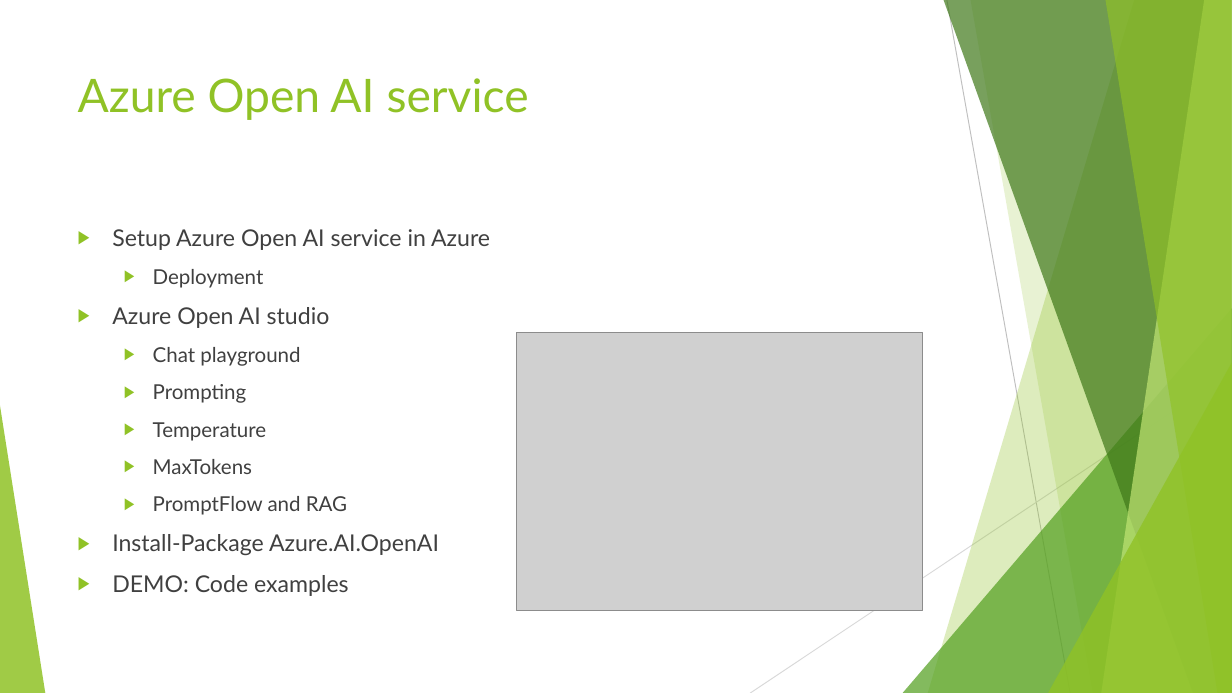
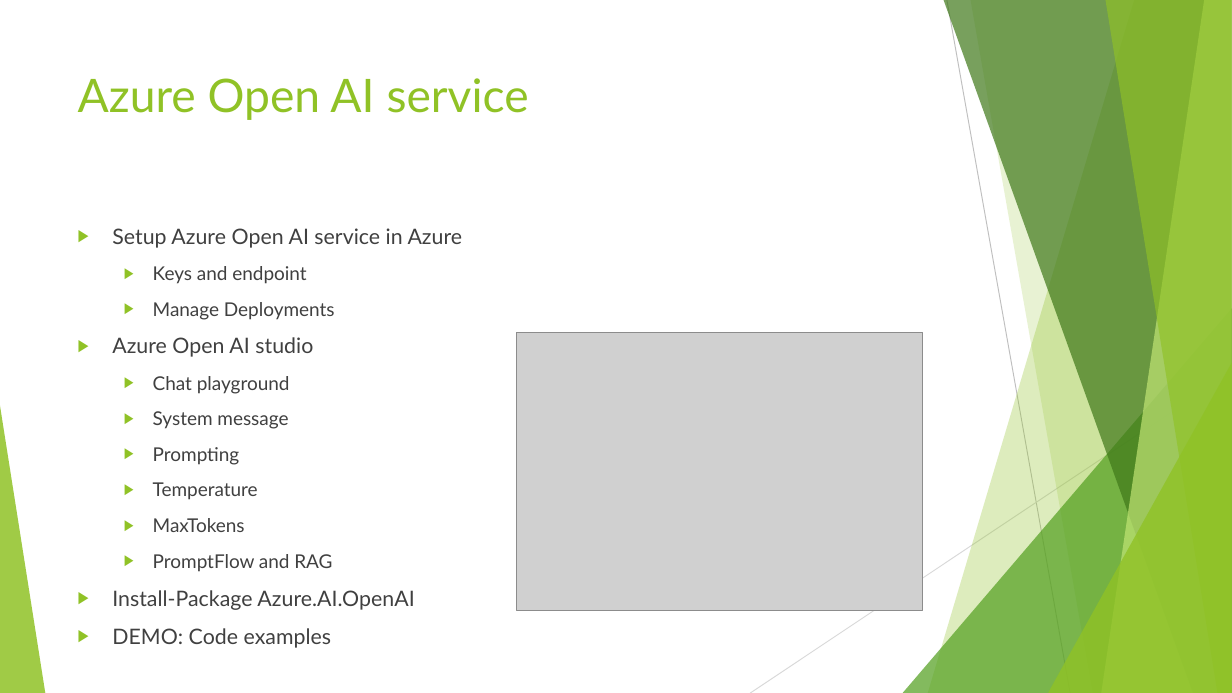
Before and after one commit to johnstaveley/JaaS, a slide deck: slide 12 of JaaS.pptx. Drawn at 1232x693 pixels with LibreOffice and Linux fonts; fonts in the diff are those of the drawing; grey boxes stand for pictures. Boxes give left, top, right and bottom in pixels: in the first picture for what was removed or moved away, otherwise in the second. Text is boxed around its words. In the diff, an @@ line names an element or a change of style, - is before the commit and + after.

Commit message:
Update presentation

```diff
--- a/JaaS.pptx
+++ b/JaaS.pptx
@@ text at box(112, 228, 463, 610): size 18 to 16.6 pt in "Setup Azure Open AI service in Azure", "Azure Open AI studio", "Install-Package Azure.AI.OpenAI", "DEMO: Code examples"; size 16 to 14.8 pt in "Chat playground", "Prompting", "Temperature", "MaxTokens" and 1 more places @@
@@ text at box(153, 266, 335, 320): text changed; size 16 to 14.8 pt @@
-  ▶ Deployment
+  ▶ Keys and endpoint
+  ▶ Manage Deployments
@@ text at box(153, 411, 288, 429): paragraph added @@
+  ▶ System message
```
Also in this commit, not shown: 2 other slides changed, 2 other files.
